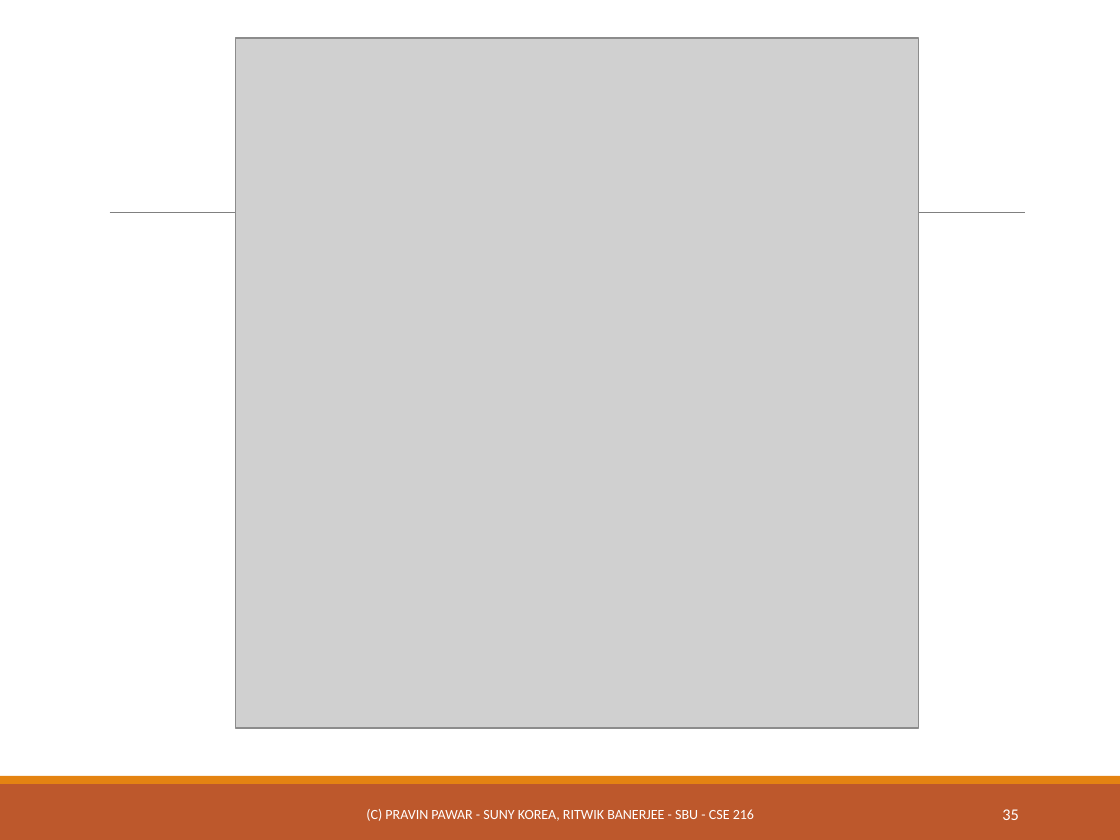
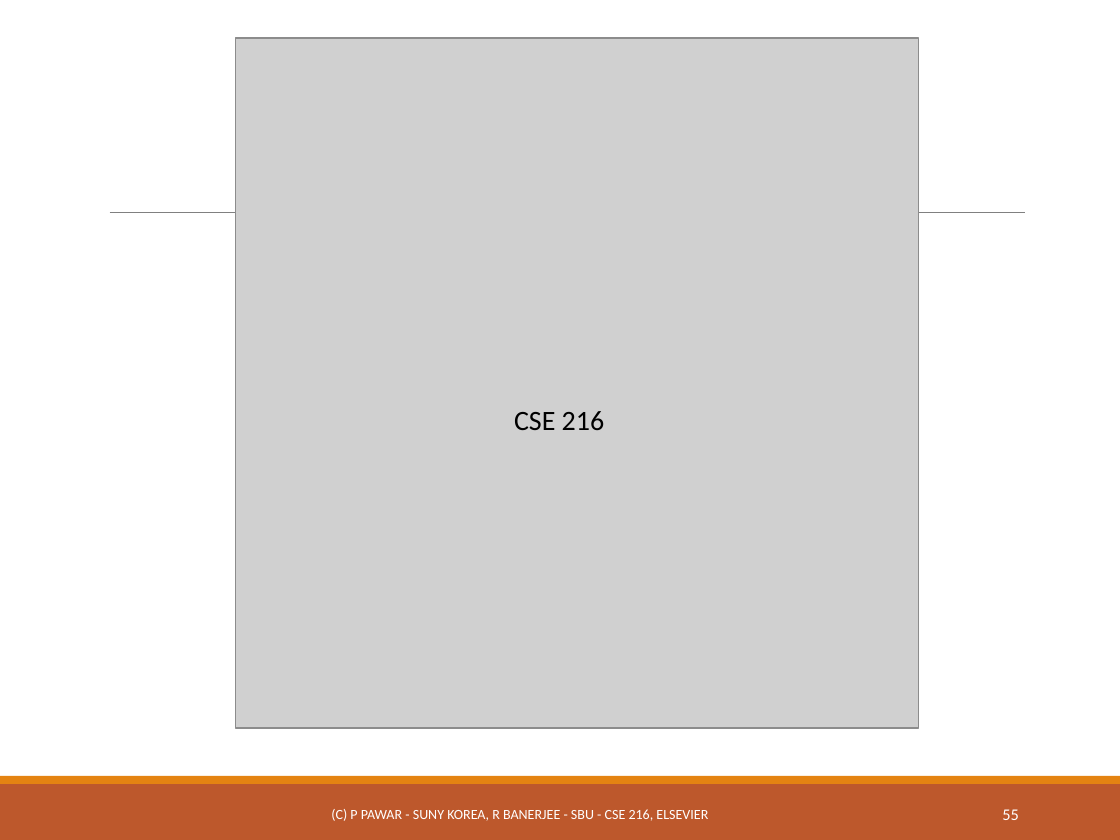
Before and after one commit to ppawar/ppawar.github.io, a slide deck: slide 55 of CSE216-S19/slides/PPT/CSE216_Lec1.pptx (slide 35 before the commit). Drawn at 1120x840 pixels with LibreOffice and Linux fonts; fonts in the diff are those of the drawing; grey boxes stand for pictures. Boxes give left, top, right and bottom in pixels: in the first picture for what was removed or moved away, otherwise in the second. Text is boxed around its words. In the diff, an @@ line names an element or a change of style, - is before the commit and + after.

```diff
--- a/CSE216-S19/slides/PPT/CSE216_Lec1.pptx
+++ b/CSE216-S19/slides/PPT/CSE216_Lec1.pptx
@@ text added at (514, 411, 605, 430), 18 pt, text #000000 @@
+CSE 216
@@ text at (331, 809, 708, 821): text changed @@
-(C) PRAVIN PAWAR - SUNY KOREA, RITWIK BANERJEE - SBU - CSE 216
+(C) P PAWAR - SUNY KOREA, R BANERJEE - SBU - CSE 216, ELSEVIER
@@ page number at (1002, 809, 1018, 820): text changed @@
-35
+55
```
Also in this commit, not shown: 31 other slides changed, 20 slides added.
